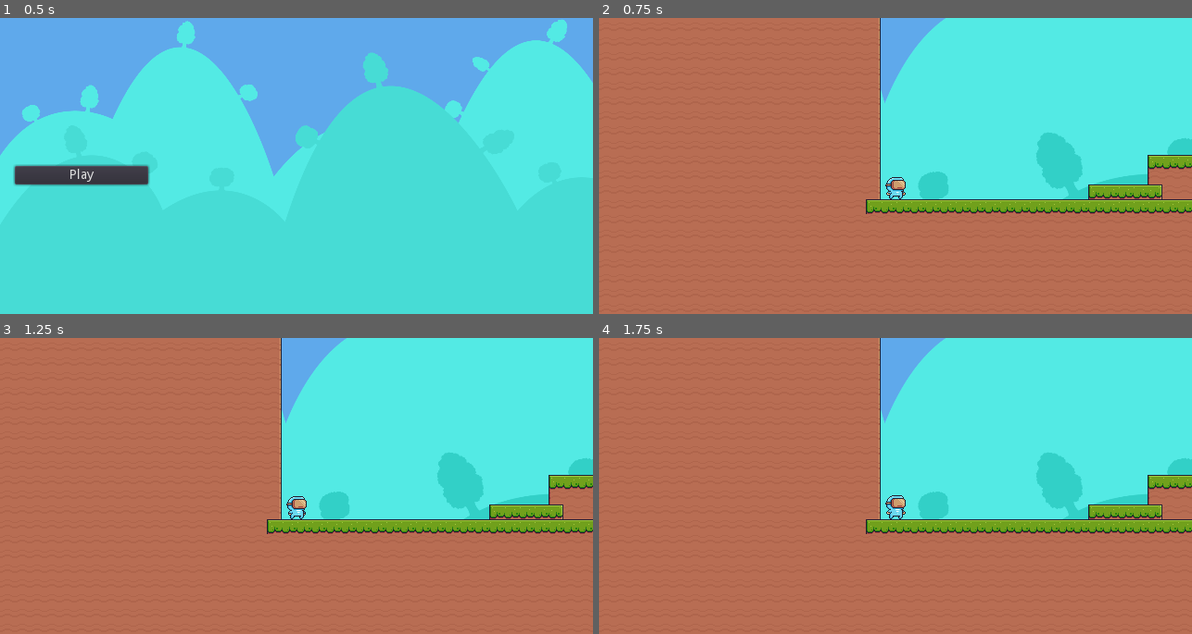
Above: before the commit, frames 1-4 (two rows, left to right).
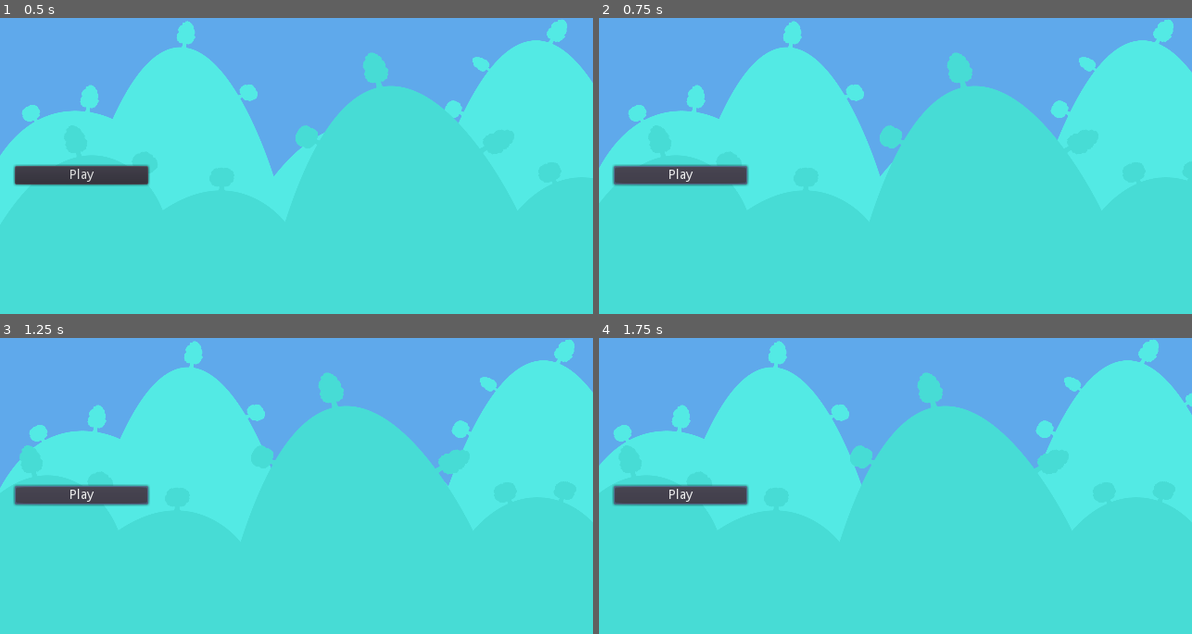
Above: after the commit, the same moments.

Repository: reisraff/2d-platform-demo
Game: Godot game, scene res://menu.tscn
Same seed, same stepped clock (60 frames per second), same inputs: the game is played once before the commit and once after it.
Inputs (mouse positions are in pixels of both pictures, inside the frame that each line leads up to):
- Up to frame 1 (0.5 s): no input
- Up to frame 2 (0.75 s): click "Play" at 0.5 s
- Up to frame 3 (1.25 s): no input
- Up to frame 4 (1.75 s): click (682, 494) at 1.25 s, where only the run after the commit has a clickable "Play"

Frame 1 is identical in both runs. In frame 2, 81% of the frame differs, in the area x 0-100%, y 0-100%; in frame 3, 81%; in frame 4, 81%.

Commit message:
aula-7

Diff:
--- a/main.tscn
+++ b/main.tscn
@@ -6,6 +6,7 @@
 [ext_resource path="res://enemy/enemy.tscn" type="PackedScene" id=4]
 [ext_resource path="res://goal/goal.tscn" type="PackedScene" id=5]
 [ext_resource path="res://player/player.tscn" type="PackedScene" id=6]
+[ext_resource path="res://apple/apple.tscn" type="PackedScene" id=7]
 
 [node name="Node2D" type="Node2D"]
 __meta__ = {
@@ -61,3 +62,54 @@
 
 [node name="player" parent="." instance=ExtResource( 6 )]
 position = Vector2( 48, 224 )
+
+[node name="apple" parent="." instance=ExtResource( 7 )]
+position = Vector2( 848, 112 )
+
+[node name="apple2" parent="." instance=ExtResource( 7 )]
+position = Vector2( 432, 112 )
+
+[node name="apple3" parent="." instance=ExtResource( 7 )]
+position = Vector2( 400, 112 )
+
+[node name="apple4" parent="." instance=ExtResource( 7 )]
+position = Vector2( 816, 112 )
+
+[node name="apple5" parent="." instance=ExtResource( 7 )]
+position = Vector2( 464, 112 )
+
+[node name="apple6" parent="." instance=ExtResource( 7 )]
+position = Vector2( 784, 112 )
+
+[node name="apple7" parent="." instance=ExtResource( 7 )]
+position = Vector2( 880, 112 )
+
+[node name="apple8" parent="." instance=ExtResource( 7 )]
+position = Vector2( 1152, 64 )
+
+[node name="apple9" parent="." instance=ExtResource( 7 )]
+position = Vector2( 1184, 64 )
+
+[node name="apple10" parent="." instance=ExtResource( 7 )]
+position = Vector2( 1216, 64 )
+
+[node name="apple11" parent="." instance=ExtResource( 7 )]
+position = Vector2( 1248, 64 )
+
+[node name="apple12" parent="." instance=ExtResource( 7 )]
+position = Vector2( 1616, 176 )
+
+[node name="apple13" parent="." instance=ExtResource( 7 )]
+position = Vector2( 1648, 176 )
+
+[node name="apple14" parent="." instance=ExtResource( 7 )]
+position = Vector2( 1680, 176 )
+
+[node name="apple15" parent="." instance=ExtResource( 7 )]
+position = Vector2( 1712, 176 )
+
+[node name="apple16" parent="." instance=ExtResource( 7 )]
+position = Vector2( 1744, 176 )
+
+[node name="apple17" parent="." instance=ExtResource( 7 )]
+position = Vector2( 1776, 176 )
Not shown: 1 places in main.tscn that only renumber resources
